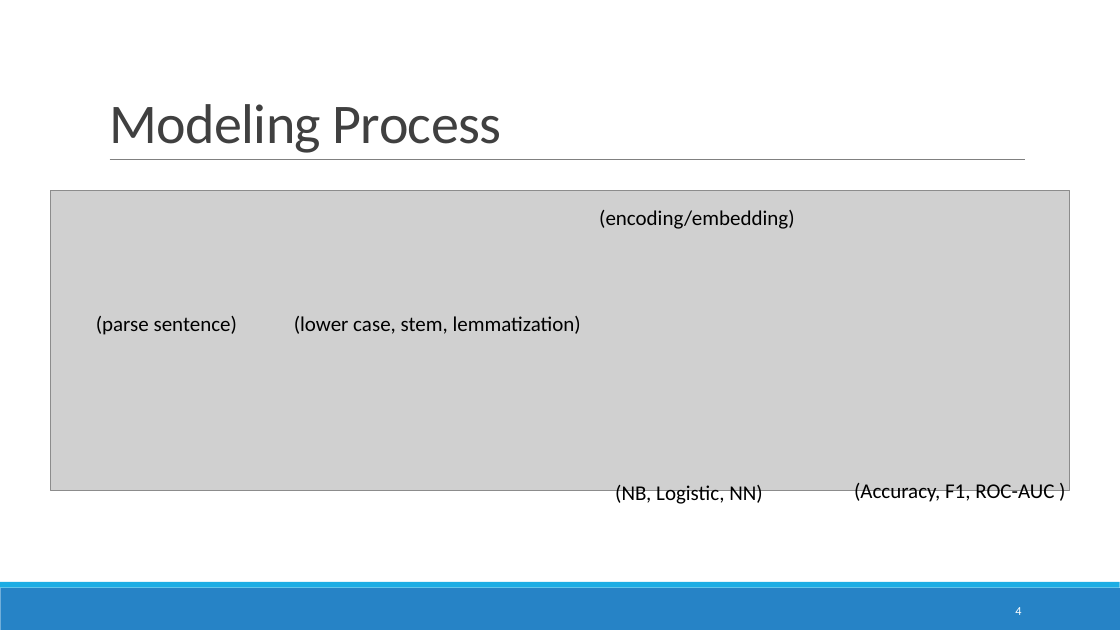
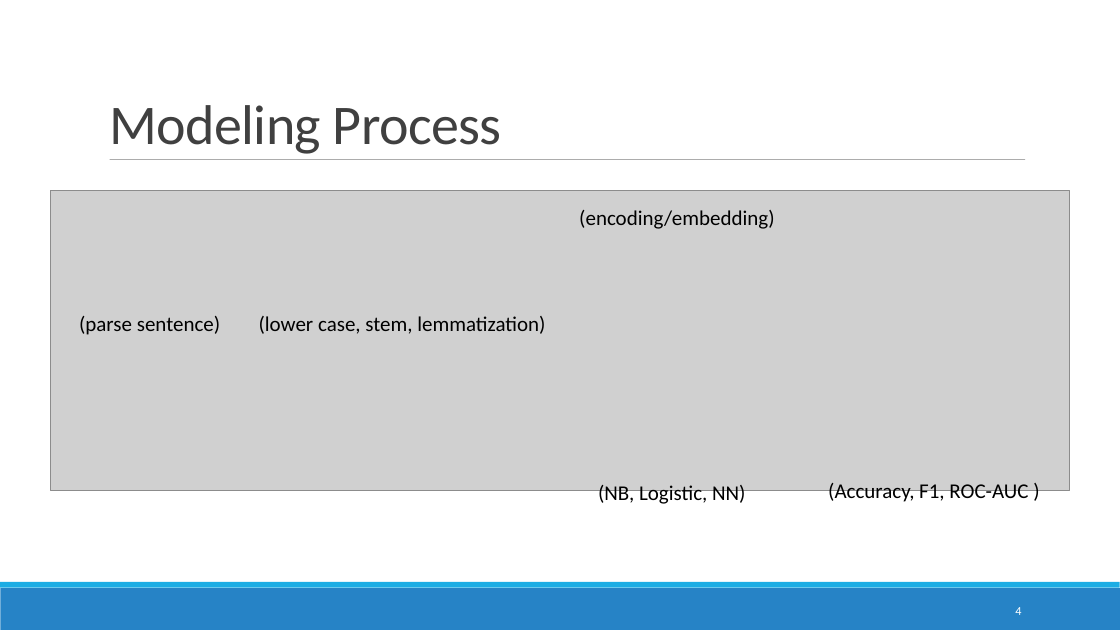
Before and after one commit to ericagreen/NLP-sentiment-analysis, a slide deck: slide 4 of Slides.pptx. Drawn at 1120x630 pixels with LibreOffice and Linux fonts; fonts in the diff are those of the drawing; grey boxes stand for pictures. Boxes give left, top, right and bottom in pixels: in the first picture for what was removed or moved away, otherwise in the second. Text is boxed around its words. In the diff, an @@ line names an element or a change of style, - is before the commit and + after.

```diff
--- a/Slides.pptx
+++ b/Slides.pptx
@@ line (110, 160) - (1026, 160): stroke #808080 0.5 pt to #808080 0.51 pt @@
@@ text "(encoding/embedding)": place and size @@
-text "(encoding/embedding)" at <box>599,210,794,229</box>
+text "(encoding/embedding)" at <box>579,210,774,229</box>
@@ text "(parse sentence)": place and size @@
-text "(parse sentence)" at <box>96,316,237,335</box>
+text "(parse sentence)" at <box>79,316,220,335</box>
@@ text "(lower case, stem, lemmatization)": place and size @@
-text "(lower case, stem, lemmatization)" at <box>294,316,581,334</box>
+text "(lower case, stem, lemmatization)" at <box>259,316,545,334</box>
@@ text "(NB, Logistic, NN)": place and size @@
-text "(NB, Logistic, NN)" at <box>615,485,762,507</box>
+text "(NB, Logistic, NN)" at <box>598,485,745,507</box>
@@ text "(Accuracy, F1, ROC-AUC )": place and size @@
-text "(Accuracy, F1, ROC-AUC )" at <box>854,483,1054,505</box>
+text "(Accuracy, F1, ROC-AUC )" at <box>828,483,1028,505</box>
```
Also in this commit, not shown: 9 other slides changed, 2 other files.
